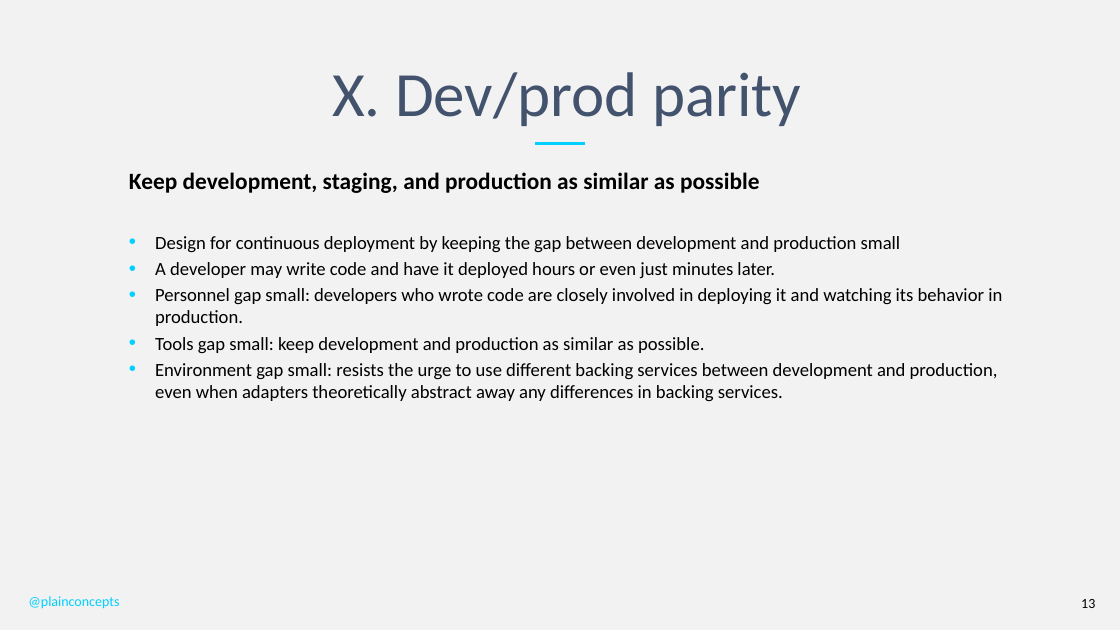
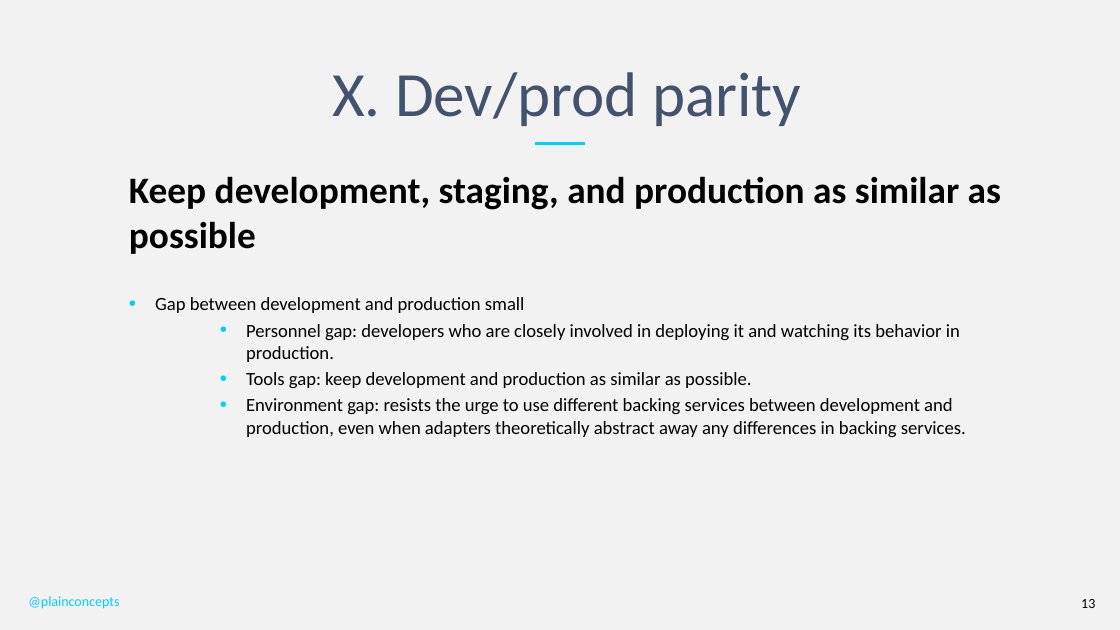
Before and after one commit to PlainConcepts/NetCore-Docker-Workshop, a slide deck: slide 13 of Docu/TheTwelveFactorApp.pptx. Drawn at 1120x630 pixels with LibreOffice and Linux fonts; fonts in the diff are those of the drawing; background and template pictures are left out. Boxes give left, top, right and bottom in pixels: in the first picture for what was removed or moved away, otherwise in the second. Text is boxed around its words. In the diff, an @@ line names an element or a change of style, - is before the commit and + after.

```diff
--- a/Docu/TheTwelveFactorApp.pptx
+++ b/Docu/TheTwelveFactorApp.pptx
@@ text at [129, 176, 1001, 254]: size 20 to 32 pt in "Keep development, staging, and production as similar ..."; more space between paragraphs @@
@@ text at [155, 297, 966, 437]: text changed @@
-• Design for continuous deployment by keeping the gap between development and production small
-• A developer may write code and have it deployed hours or even just minutes later.
-• Personnel gap small: developers who wrote code are closely involved in deploying it and watching its behavior in production.
-• Tools gap small: keep development and production as similar as possible.
-• Environment gap small: resists the urge to use different backing services between development and production, even when adapters theoretically abstract away any differences in backing services.
+• Gap between development and production small
+  • Personnel gap: developers who are closely involved in deploying it and watching its behavior in production.
+  • Tools gap: keep development and production as similar as possible.
+  • Environment gap: resists the urge to use different backing services between development and production, even when adapters theoretically abstract away any differences in backing services.
```
Also in this commit, not shown: 11 other slides changed.
